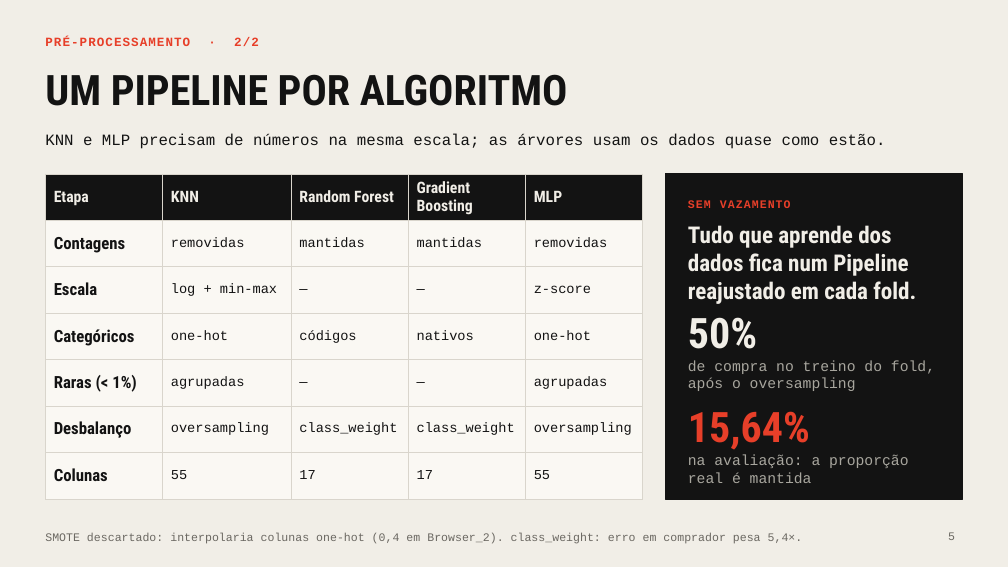
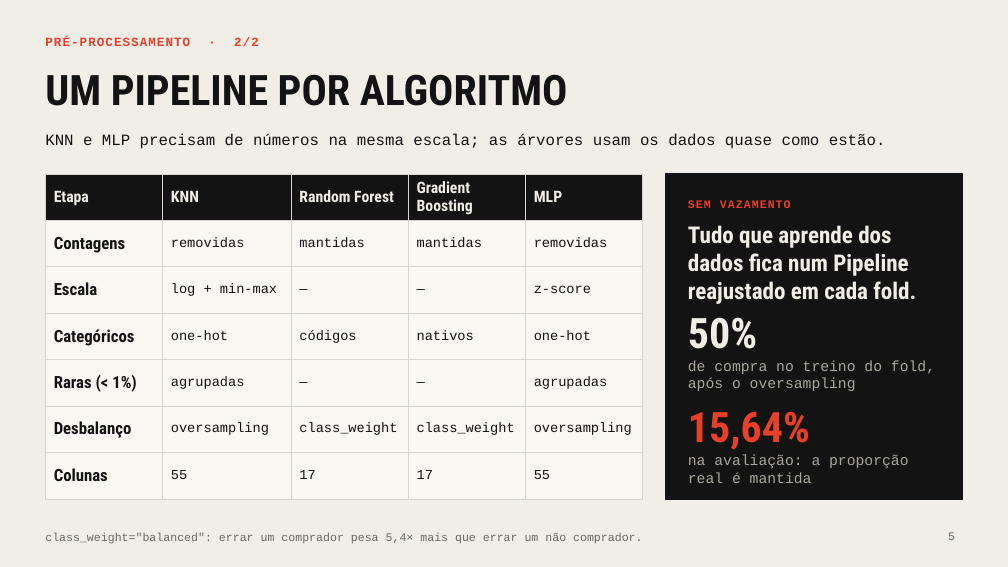
Before and after one commit to diogovcastro/purchasing-intention, a slide deck: slide 5 of slides/Intencao_de_Compra_Online.pptx. Drawn at 1008x567 pixels with LibreOffice and Linux fonts; fonts in the diff are those of the drawing. Boxes give left, top, right and bottom in pixels: in the first picture for what was removed or moved away, otherwise in the second. Text is boxed around its words. In the diff, an @@ line names an element or a change of style, - is before the commit and + after.

```diff
--- a/slides/Intencao_de_Compra_Online.pptx
+++ b/slides/Intencao_de_Compra_Online.pptx
@@ text at box(45, 533, 642, 544): text changed @@
-SMOTE descartado: interpolaria colunas one-hot (0,4 em Browser_2). class_weight: erro em comprador pesa 5,4×.
+class_weight="balanced": errar um comprador pesa 5,4× mais que errar um não comprador.
```
Also in this commit, not shown: 1 other slide changed, 1 other file.
